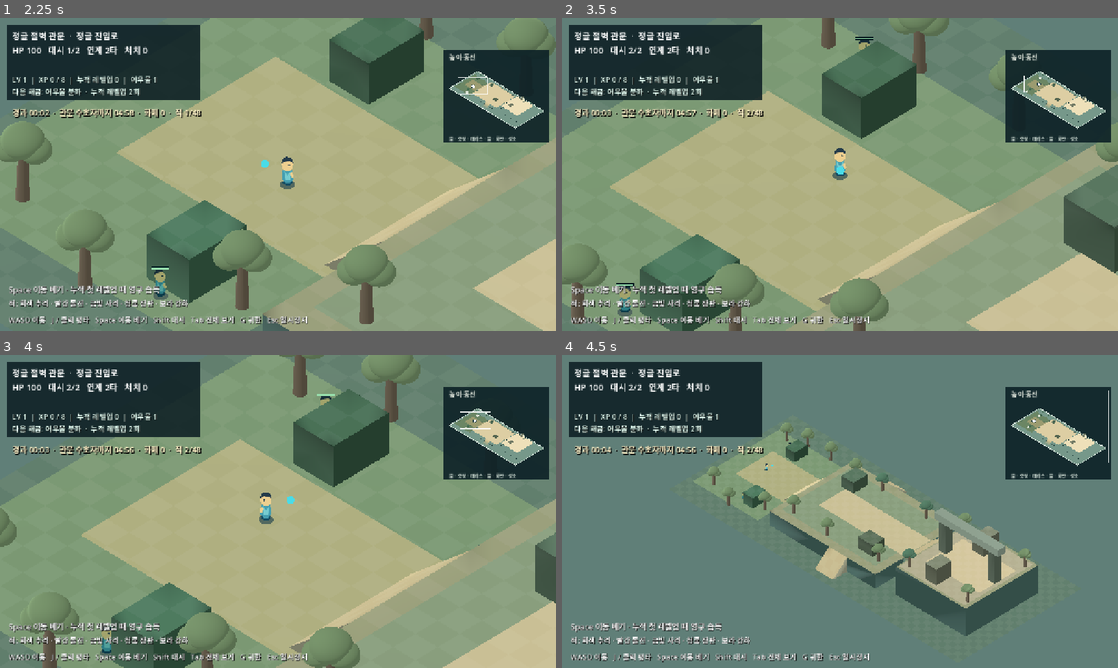
Above: before the commit, frames 1-4 (two rows, left to right).
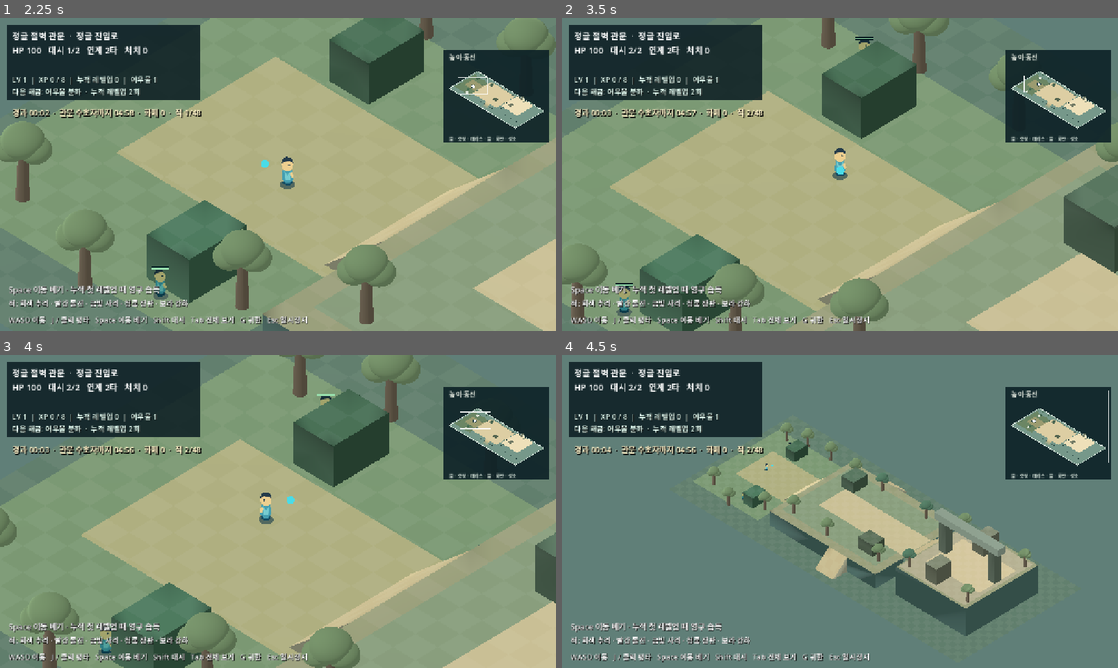
Above: after the commit, the same moments.

Repository: noru358/new-game
Game: Godot game, scene res://game/jungle_pass.tscn
Same seed, same stepped clock (60 frames per second), same inputs: the game is played once before the commit and once after it. This scene is started directly instead of the project's main scene.
Inputs (mouse positions are in pixels of both pictures, inside the frame that each line leads up to):
- Up to frame 1 (2.25 s): tap Enter at 0.5 s; move the mouse to (400, 158) at 0.52 s; hold D (move_right) 0.53-1.28 s; hold J (attack) 0.53-1.28 s; click (400, 158) at 0.67 s; move the mouse to (166, 190) at 1.27 s; hold S (move_down) 1.28-2.03 s; tap Shift (dash) at 1.35 s; move the mouse to (333, 105) at 2.02 s; hold D (move_right) from 2.03 s (still down); hold Space (moving_slash) from 2.03 s (still down)
- Up to frame 2 (3.5 s): move the mouse to (812, 237) at 2.77 s; release D (move_right) at 2.78 s; release Space (moving_slash) at 2.78 s; hold W (move_up) from 2.78 s (still down); tap 1 at 2.85 s; click (812, 237) at 2.92 s
- Up to frame 3 (4 s): move the mouse to (444, 558) at 3.52 s; release W (move_up) at 3.53 s; hold A (move_left) from 3.53 s (still down); tap 3 at 3.6 s
- Up to frame 4 (4.5 s): keep holding A (move_left); move the mouse to (673, 464) at 4.27 s; tap Tab at 4.35 s

Frame 1 is identical in both runs. In frame 2, less than 0.1% of the frame differs, in the area x 9-13%, y 84-96%; in frame 3, less than 0.1%, in the area x 17-20%, y 86-97%; in frame 4, less than 0.1%.

Commit message:
Derive gate blocker heights from local terrain

Diff:
--- a/game/jungle_pass.gd
+++ b/game/jungle_pass.gd
@@ -130,13 +130,14 @@
 	# The lintel overhangs their outer faces, avoiding coincident mesh surfaces.
 	var first: Vector2 = PassTerrain.GATE_COLUMN_CENTERS[0]
 	var last: Vector2 = PassTerrain.GATE_COLUMN_CENTERS[-1]
+	var column_top: float = terrain.gate_columns[0].height
 	var bridge := MeshInstance3D.new()
 	bridge.name = "GateLintel"
 	var lintel := BoxMesh.new()
 	lintel.size = Vector3((last.x - first.x + PassTerrain.GATE_COLUMN_SIZE.x + 160.0) * PassTerrain.SCALE, 1.15, 1.45)
 	bridge.mesh = lintel
 	bridge.material_override = _material(Color("788879"), false)
-	bridge.position = Vector3((first.x + last.x) * 0.5, PassTerrain.GATE_COLUMN_TOP + 37.5, (first.y + last.y) * 0.5) * PassTerrain.SCALE
+	bridge.position = Vector3((first.x + last.x) * 0.5, column_top + 37.5, (first.y + last.y) * 0.5) * PassTerrain.SCALE
 	add_child(bridge)
 
 
--- a/game/jungle_pass_terrain.gd
+++ b/game/jungle_pass_terrain.gd
@@ -1,7 +1,7 @@
 class_name JunglePassTerrain
 extends "res://game/hybrid_terrain.gd"
 
-const GATE_COLUMN_TOP := 1010.0
+const GATE_COLUMN_RISE := 530.0
 const GATE_COLUMN_SIZE := Vector2(125.0, 120.0)
 const GATE_COLUMN_CENTERS := [Vector2(4120, 1160), Vector2(5070, 1160)]
 const CANOPY_POINTS := [
@@ -39,20 +39,24 @@
 		{"area": Rect2(4100, 800, 1030, 720), "height": 482.4, "color": Color("bcb08a")},
 	]
 	wall_areas = [
-		{"area": Rect2(600, 500, 180, 250), "height": 165.0, "color": Color("3d6149")},
-		{"area": Rect2(930, 1640, 190, 260), "height": 175.0, "color": Color("426b52")},
-		{"area": Rect2(1850, 620, 230, 290), "base": 240.0, "height": 425.0, "color": Color("4c6752")},
-		{"area": Rect2(3000, 1510, 290, 230), "base": 240.0, "height": 435.0, "color": Color("52644f")},
-		{"area": Rect2(4380, 590, 210, 300), "base": 480.0, "height": 750.0, "color": Color("727a65")},
-		{"area": Rect2(4380, 1510, 210, 300), "base": 480.0, "height": 750.0, "color": Color("727a65")},
+		{"area": Rect2(600, 500, 180, 250), "rise": 165.0, "color": Color("3d6149")},
+		{"area": Rect2(930, 1640, 190, 260), "rise": 175.0, "color": Color("426b52")},
+		{"area": Rect2(1850, 620, 230, 290), "rise": 185.0, "color": Color("4c6752")},
+		{"area": Rect2(3000, 1510, 290, 230), "rise": 195.0, "color": Color("52644f")},
+		{"area": Rect2(4380, 590, 210, 300), "rise": 270.0, "color": Color("727a65")},
+		{"area": Rect2(4380, 1510, 210, 300), "rise": 270.0, "color": Color("727a65")},
 	]
 	for center in GATE_COLUMN_CENTERS:
-		var column := {"area": Rect2(center - GATE_COLUMN_SIZE * 0.5, GATE_COLUMN_SIZE), "base": 480.0, "height": GATE_COLUMN_TOP, "color": Color("677867")}
+		var column := {"area": Rect2(center - GATE_COLUMN_SIZE * 0.5, GATE_COLUMN_SIZE), "rise": GATE_COLUMN_RISE, "color": Color("677867")}
 		gate_columns.append(column)
 		wall_areas.append(column)
 	for point in CANOPY_POINTS:
 		# The trunk silhouette and its small walkability footprint share one record.
-		wall_areas.append({"area": Rect2(point - Vector2.ONE * 23.0, Vector2.ONE * 46.0), "base": height_at(point), "height": height_at(point) + 230.0, "color": Color("486d57"), "visual": false})
+		wall_areas.append({"area": Rect2(point - Vector2.ONE * 23.0, Vector2.ONE * 46.0), "rise": 230.0, "color": Color("486d57"), "visual": false})
+	for wall in wall_areas:
+		var base: float = height_at(wall.area.get_center())
+		wall["base"] = base
+		wall["height"] = base + float(wall.rise)
 
 
 func height_at(point: Vector2) -> float:
--- a/tests/verify_terrain_coherence.gd
+++ b/tests/verify_terrain_coherence.gd
@@ -35,7 +35,7 @@
 	var lintel: MeshInstance3D = scene.get_node("GateLintel")
 	var lintel_mesh: BoxMesh = lintel.mesh
 	var column_left: float = (JunglePassTerrain.GATE_COLUMN_CENTERS[0].x - JunglePassTerrain.GATE_COLUMN_SIZE.x * 0.5) * JunglePassTerrain.SCALE
-	var column_top: float = JunglePassTerrain.GATE_COLUMN_TOP * JunglePassTerrain.SCALE
+	var column_top: float = scene.terrain.gate_columns[0].height * JunglePassTerrain.SCALE
 	_check(lintel.position.x - lintel_mesh.size.x * 0.5 < column_left - 0.1 and lintel.position.y - lintel_mesh.size.y * 0.5 < column_top - 0.1, "lintel overlaps columns without coincident outer faces")
 	var player: SandboxPlayer = scene.player
 	var guided := player._ramp_guided_direction(Vector2(1, 1).normalized())
